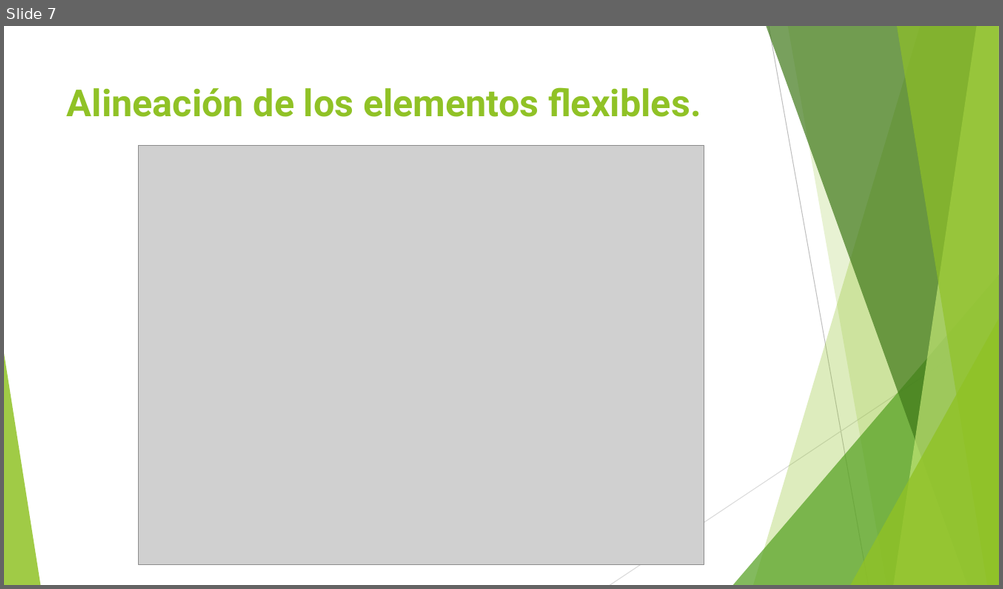
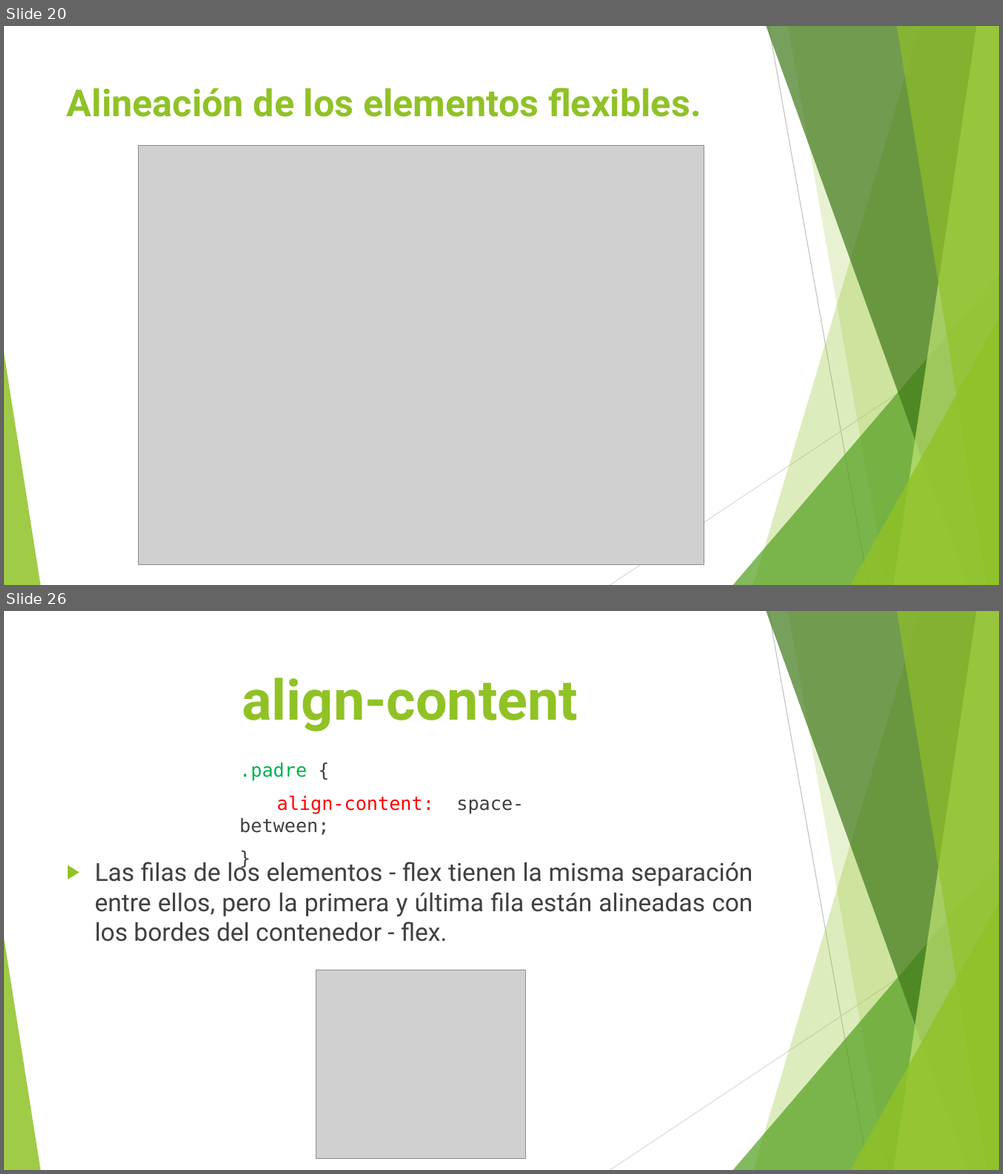
Before and after one commit to sergio180194/ProgramacionWeb, a slide deck: Flexbox/Flexbox.pptx. Shown one above the other, each under a label of ours: slide 7 before the commit, slides 20 and 26 after it; the slides between them are not shown. The pictures are 1003x589 and 1003x1174 pixels, drawn with LibreOffice and Linux fonts; fonts in the diff are those of the drawing; grey boxes stand for pictures. Boxes give left, top, right and bottom in pixels: in the first picture for what was removed or moved away, otherwise in the second. Text is boxed around its words. In the diff, an @@ line names an element or a change of style, - is before the commit and + after.

```diff
--- a/Flexbox/Flexbox.pptx
+++ b/Flexbox/Flexbox.pptx
@@ slide 26 added at [4,611,999,1170], background #FFFFFF; not listed: 10 template elements that a slide beside it also shows @@
@@ title added at [242,678,578,732], 54 pt, text #90C226, bold @@
+align-content
@@ text added at [239,763,523,815], 18 pt, text #404040 @@
+.padre {
+align-content: space-between;
+}
@@ text added at [95,859,753,942], 24 pt, text #404040 @@
+▶ Las filas de los elementos - flex tienen la misma separación entre ellos, pero la primera y última fila están alineadas con los bordes del contenedor - flex.
@@ picture added at [316,970,525,1159] @@
@@ what was slide 7 is now slide 20 @@
```
Also in this commit, not shown: 1 slide changed, 30 other slides added, 1 other file.
